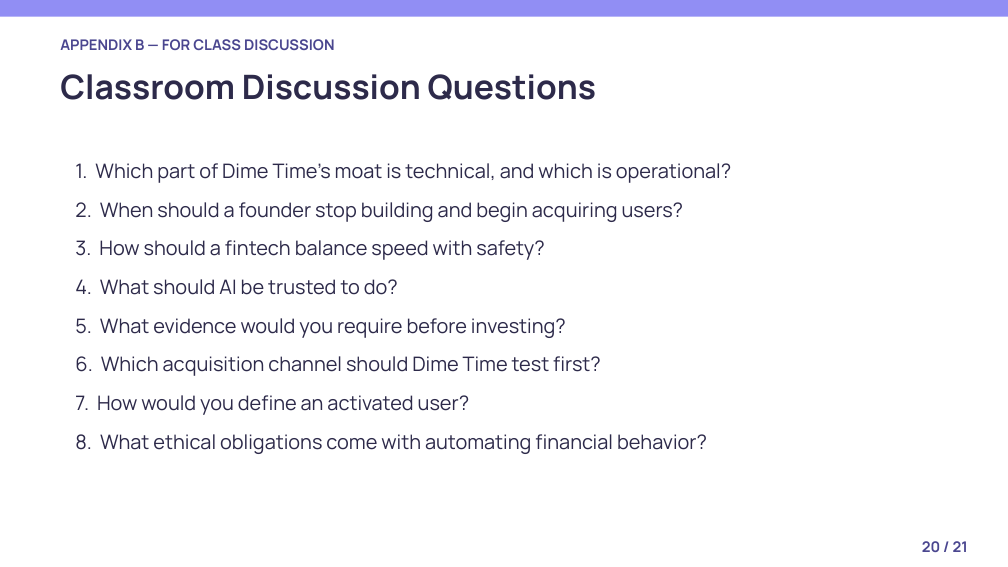
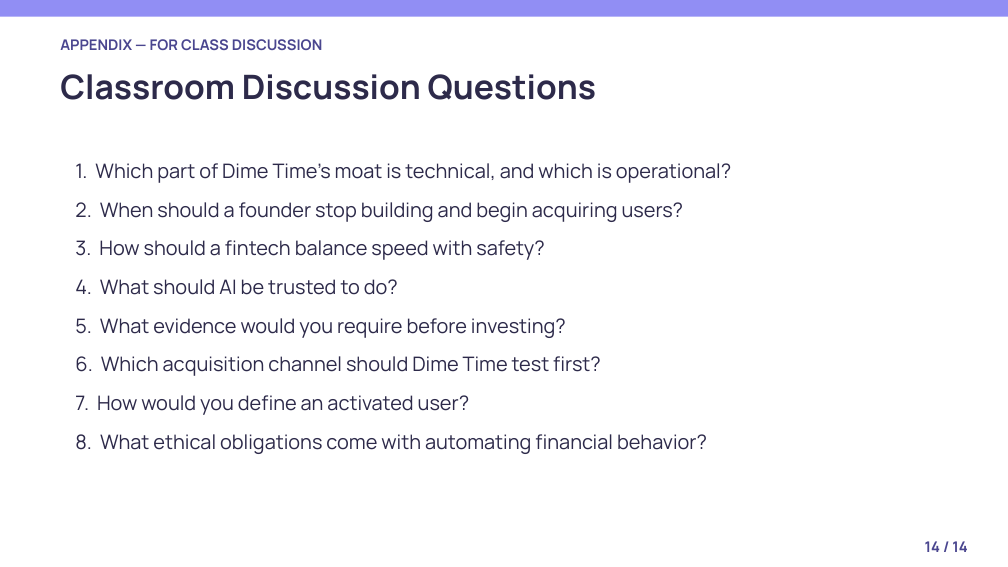
Before and after one commit to Dime-Time/Dime-Time-Technologies, a slide deck: slide 14 of attached_assets/university-deck-slides/dime-time-university-founder-journey.pptx (slide 20 before the commit). Drawn at 1008x567 pixels with LibreOffice and Linux fonts; fonts in the diff are those of the drawing. Boxes give left, top, right and bottom in pixels: in the first picture for what was removed or moved away, otherwise in the second. Text is boxed around its words. In the diff, an @@ line names an element or a change of style, - is before the commit and + after.

```diff
--- a/attached_assets/university-deck-slides/dime-time-university-founder-journey.pptx
+++ b/attached_assets/university-deck-slides/dime-time-university-founder-journey.pptx
@@ text at [60,39,322,50]: text changed @@
-APPENDIX B — FOR CLASS DISCUSSION
+APPENDIX — FOR CLASS DISCUSSION
@@ text at [925,541,967,552]: text changed @@
-20 / 21
+14 / 14
```
Also in this commit, not shown: 13 other slides changed, 7 slides removed, 6 other files.
